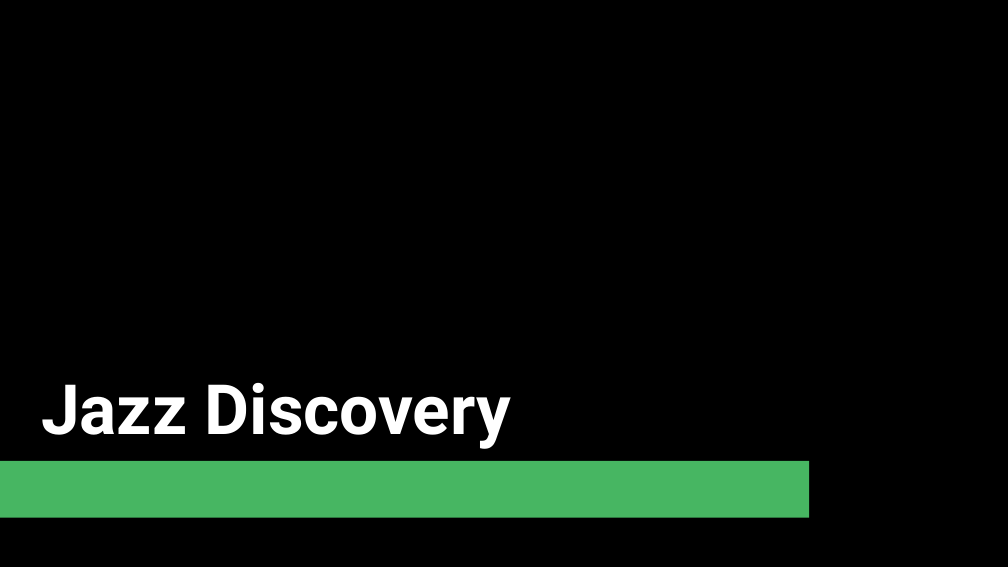
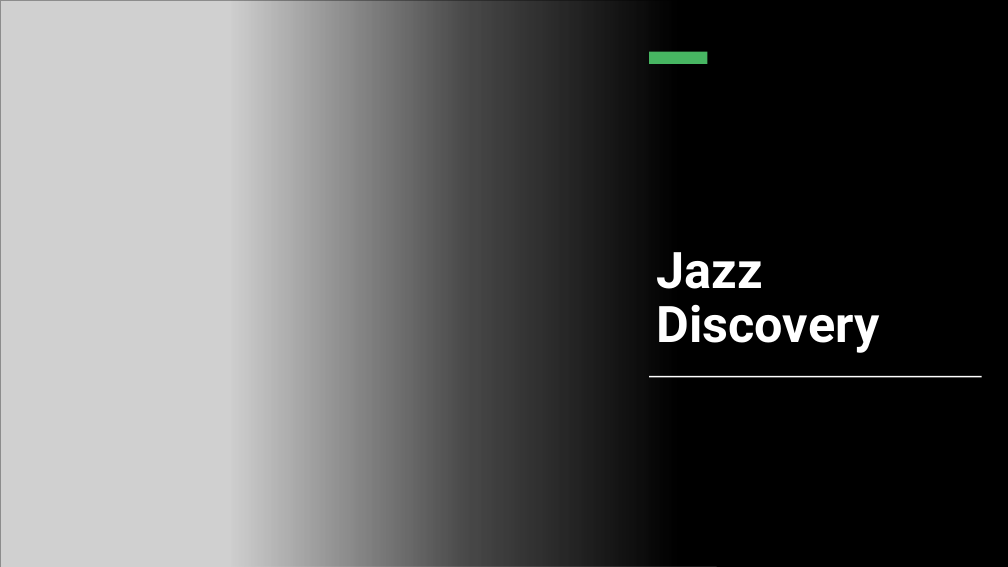
Before and after one commit to chan-chris/Metis_proj5, a slide deck: slide 1 of presentations/jazz_recs.pptx. Drawn at 1008x567 pixels with LibreOffice and Linux fonts; fonts in the diff are those of the drawing; grey boxes stand for pictures; background and template pictures are left out. Boxes give left, top, right and bottom in pixels: in the first picture for what was removed or moved away, otherwise in the second. Text is boxed around its words. In the diff, an @@ line names an element or a change of style, - is before the commit and + after.

```diff
--- a/presentations/jazz_recs.pptx
+++ b/presentations/jazz_recs.pptx
@@ picture added at (x1=0, y1=0, x2=717, y2=567) @@
@@ rectangle added at (x1=231, y1=0, x2=1008, y2=567), fill gradient #000000 @@
@@ rectangle added at (x1=649, y1=52, x2=707, y2=64), fill #47B662 @@
@@ title "Jazz Discovery" moved from (x1=41, y1=383, x2=511, y2=449) to (x1=656, y1=252, x2=879, y2=353) @@
@@ title "Jazz Discovery" at (x1=656, y1=252, x2=879, y2=353): size 66 to 48 pt @@
@@ rectangle removed at (x1=0, y1=187, x2=1008, y2=567) @@
@@ rectangle added at (x1=650, y1=376, x2=982, y2=377), fill #FFFFFF @@
@@ rounded rectangle removed at (x1=0, y1=461, x2=809, y2=518) @@
```
Also in this commit, not shown: 3 other slides changed, 6 slides added, 2 slides removed, 11 other files.
